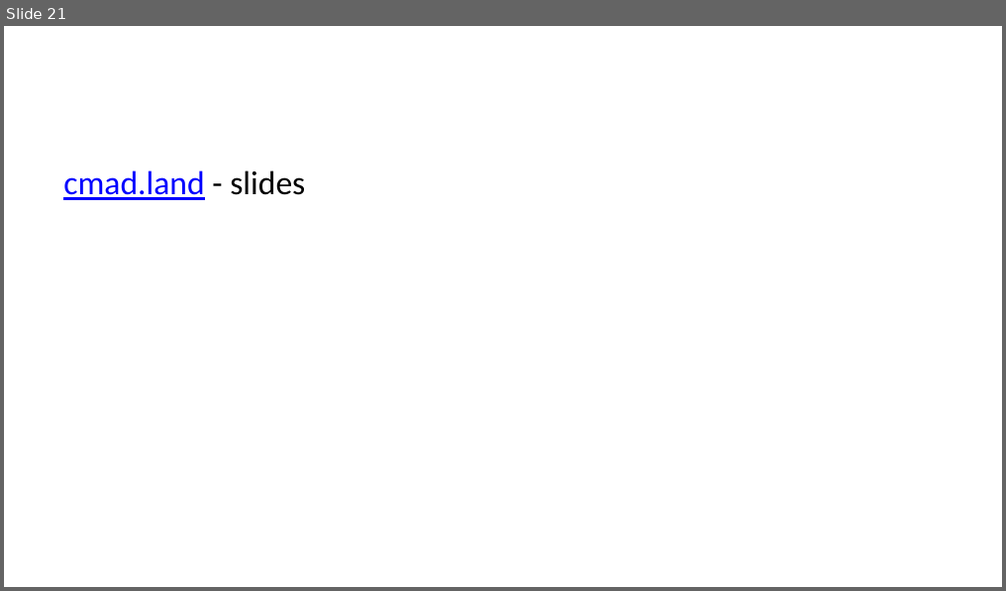
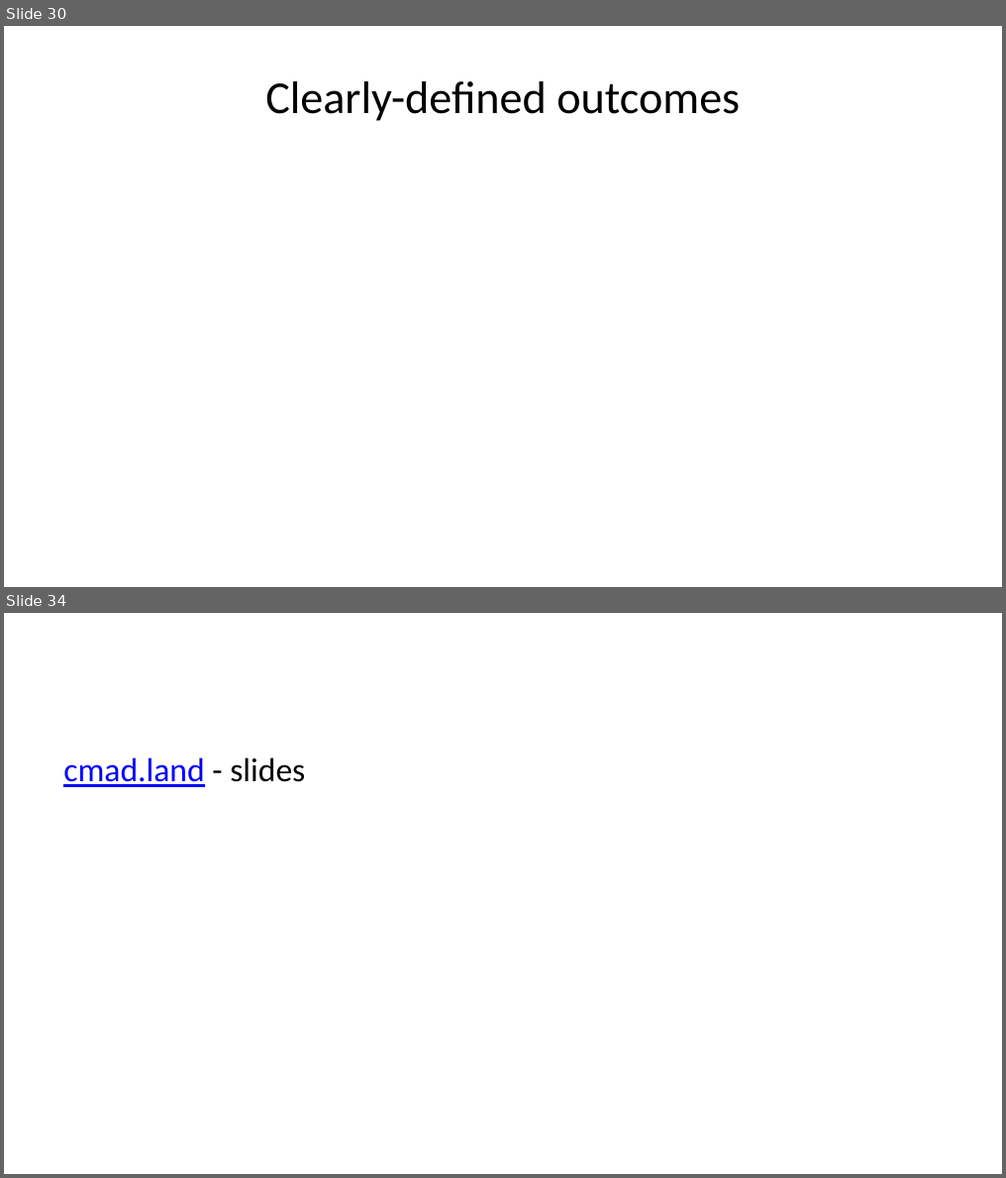
Before and after one commit to cmadland/slides, a slide deck: docs/posts/fpl-assessment/index.pptx. Shown one above the other, each under a label of ours: slide 21 before the commit, slides 30 and 34 after it; the slides between them are not shown. The pictures are 1006x591 and 1006x1178 pixels, drawn with LibreOffice and Linux fonts; fonts in the diff are those of the drawing. Boxes give left, top, right and bottom in pixels: in the first picture for what was removed or moved away, otherwise in the second. Text is boxed around its words. In the diff, an @@ line names an element or a change of style, - is before the commit and + after.

```diff
--- a/docs/posts/fpl-assessment/index.pptx
+++ b/docs/posts/fpl-assessment/index.pptx
@@ slide 30 added at (x1=4, y1=26, x2=1002, y2=587), background #FFFFFF @@
@@ title added at (x1=265, y1=81, x2=740, y2=121), 33 pt, text #000000 @@
+Clearly-defined outcomes
@@ what was slide 21 is now slide 34 @@
```
Also in this commit, not shown: 2 slides changed, 15 other slides added, 2 slides removed, 19 other files.
